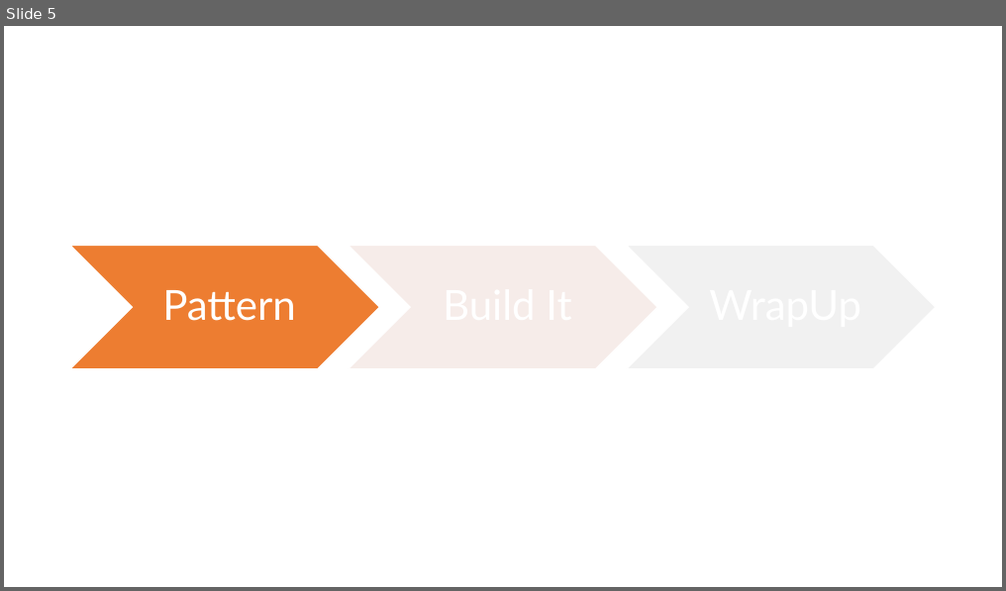
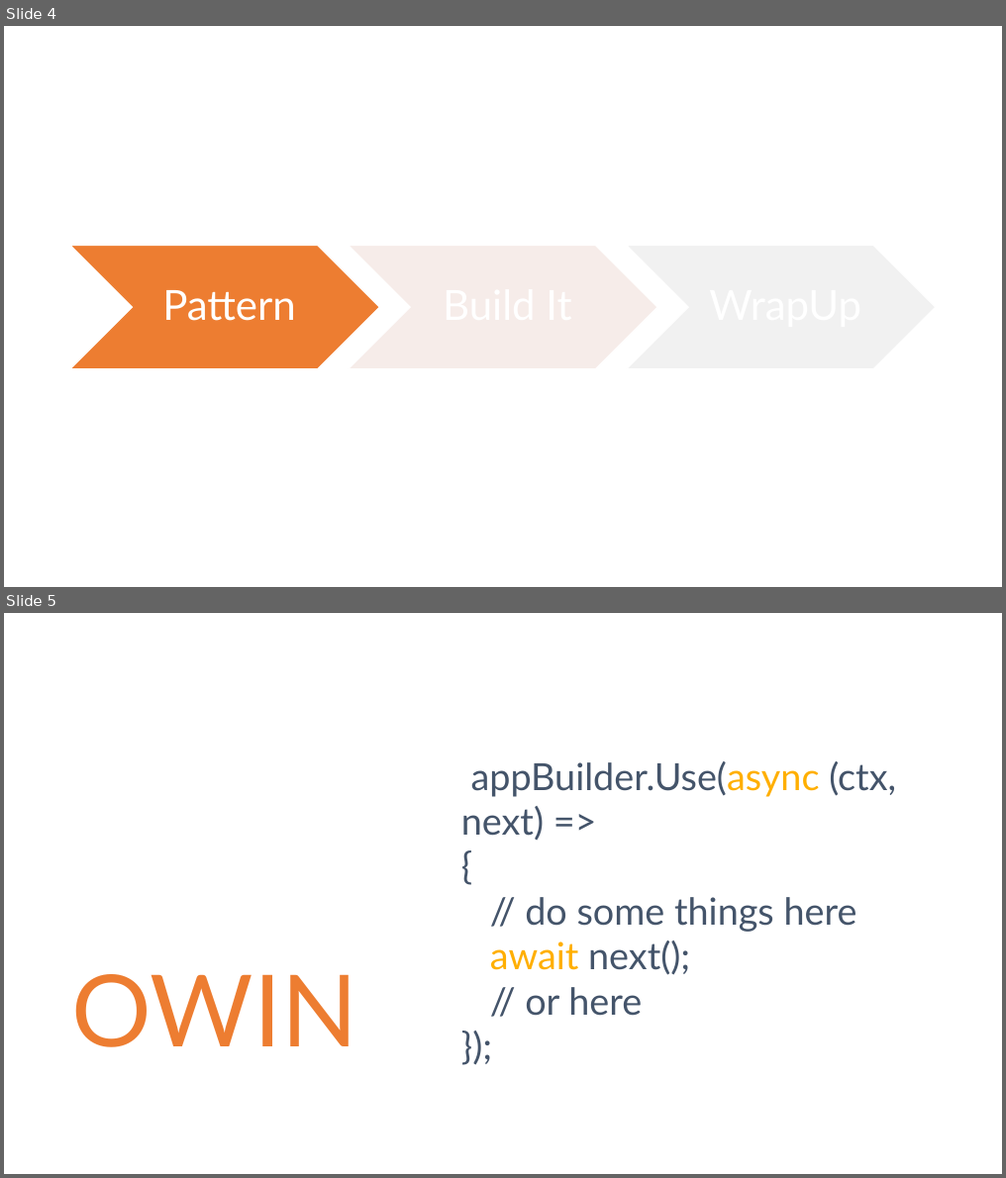
Before and after one commit to danielmarbach/async-dolls, a slide deck: presentation.pptx. Shown one above the other, each under a label of ours: slide 5 before the commit, slides 4 and 5 after it. The pictures are 1006x591 and 1006x1178 pixels, drawn with LibreOffice and Linux fonts; fonts in the diff are those of the drawing. Boxes give left, top, right and bottom in pixels: in the first picture for what was removed or moved away, otherwise in the second. Text is boxed around its words. In the diff, an @@ line names an element or a change of style, - is before the commit and + after.

```diff
--- a/presentation.pptx
+++ b/presentation.pptx
@@ slide 5 added at bbox=[4, 613, 1002, 1174], background #FFFFFF @@
@@ text added at bbox=[461, 761, 896, 1016], 36 pt, text #44546A @@
+appBuilder.Use(async (ctx, next) =>
+{
+// do some things here
+await next();
+// or here
+});
@@ text added at bbox=[71, 974, 357, 1048], 96 pt, text #ED7D31 @@
+OWIN
@@ what was slide 5 is now slide 4 @@
```
Also in this commit, not shown: 2 slides changed, 1 other slide added, 2 slides removed.
